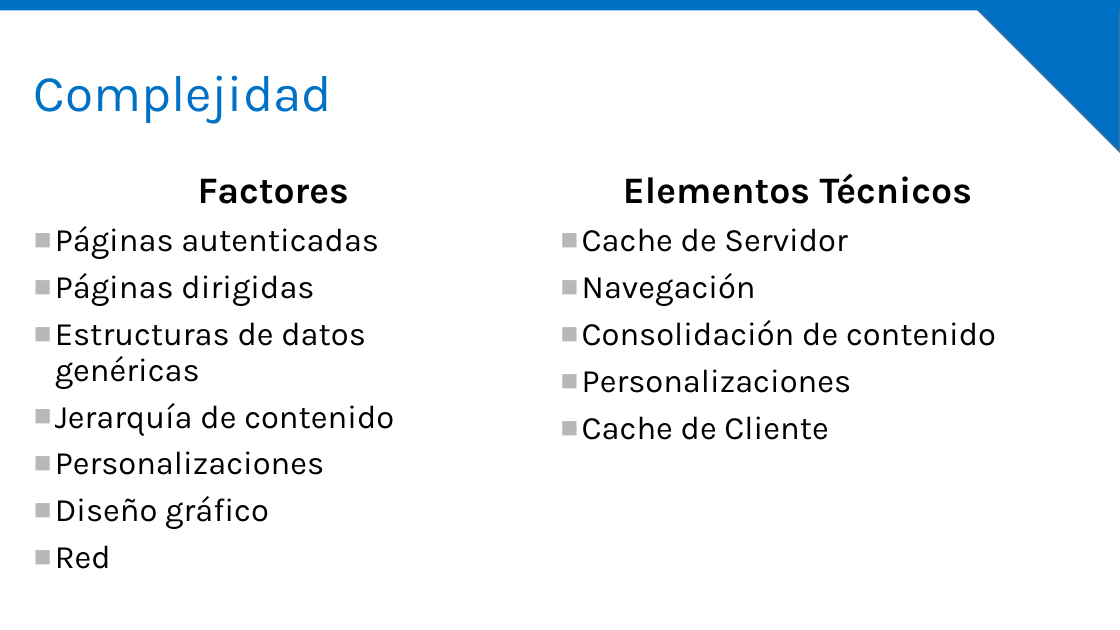
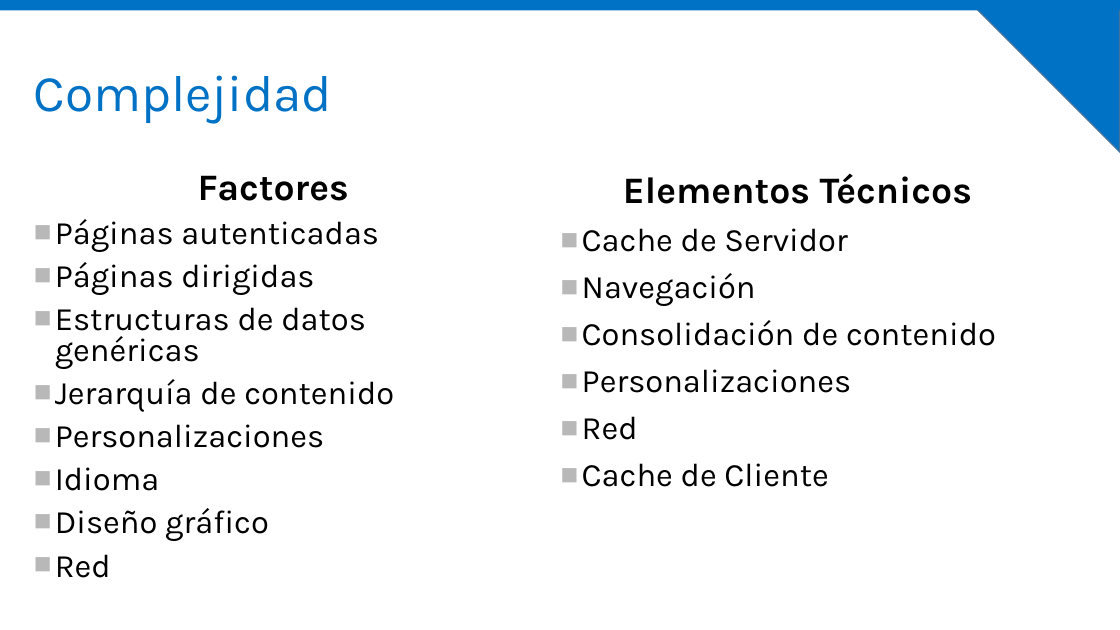
Before and after one commit to IberianSPC/Sessions2015, a slide deck: slide 12 of Build and intelligent Cloud/Miguel Ballesteros - Escenarios Alto Rendimiento para SPO.pptx (slide 10 before the commit). Drawn at 1120x630 pixels with LibreOffice and Linux fonts; fonts in the diff are those of the drawing; background and template pictures are left out. Boxes give left, top, right and bottom in pixels: in the first picture for what was removed or moved away, otherwise in the second. Text is boxed around its words. In the diff, an @@ line names an element or a change of style, - is before the commit and + after.

```diff
--- a/Build and intelligent Cloud/Miguel Ballesteros - Escenarios Alto Rendimiento para SPO.pptx
+++ b/Build and intelligent Cloud/Miguel Ballesteros - Escenarios Alto Rendimiento para SPO.pptx
@@ text at [55, 175, 394, 578]: line spacing 0.9 to 0.8 @@
@@ text at [582, 416, 638, 440]: paragraph added @@
+■ Red
@@ text at [55, 467, 159, 491]: paragraph added @@
+■ Idioma
```
Also in this commit, not shown: 5 other slides changed, 4 slides added.
